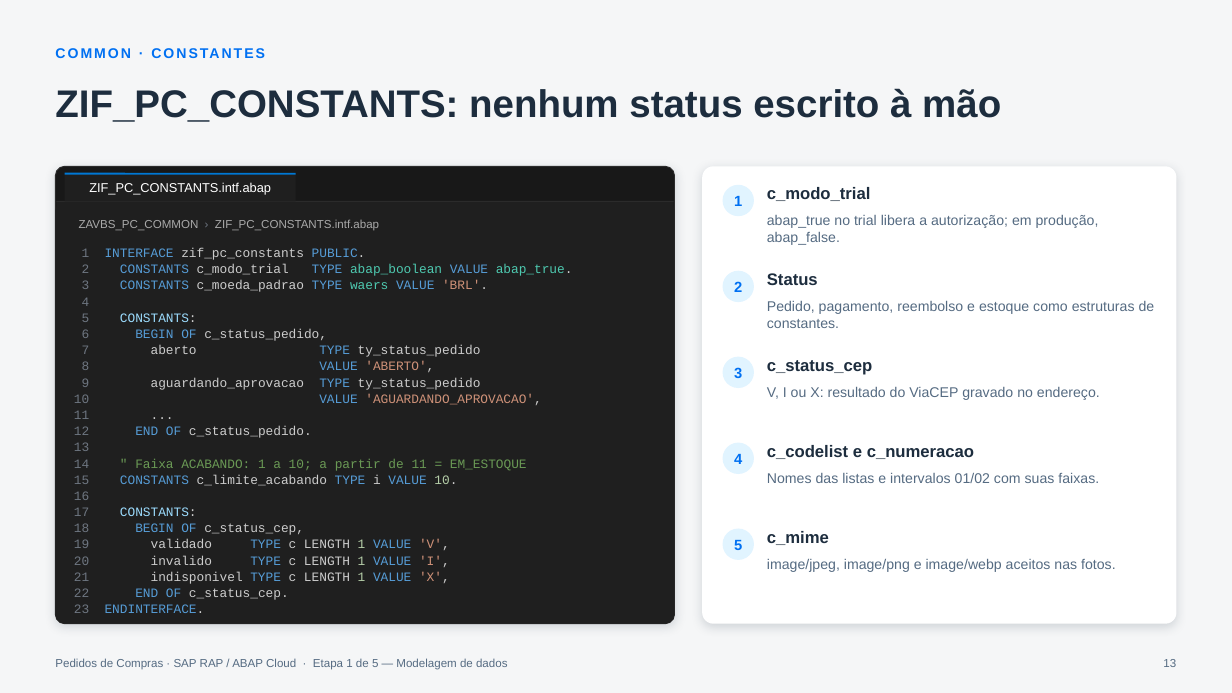
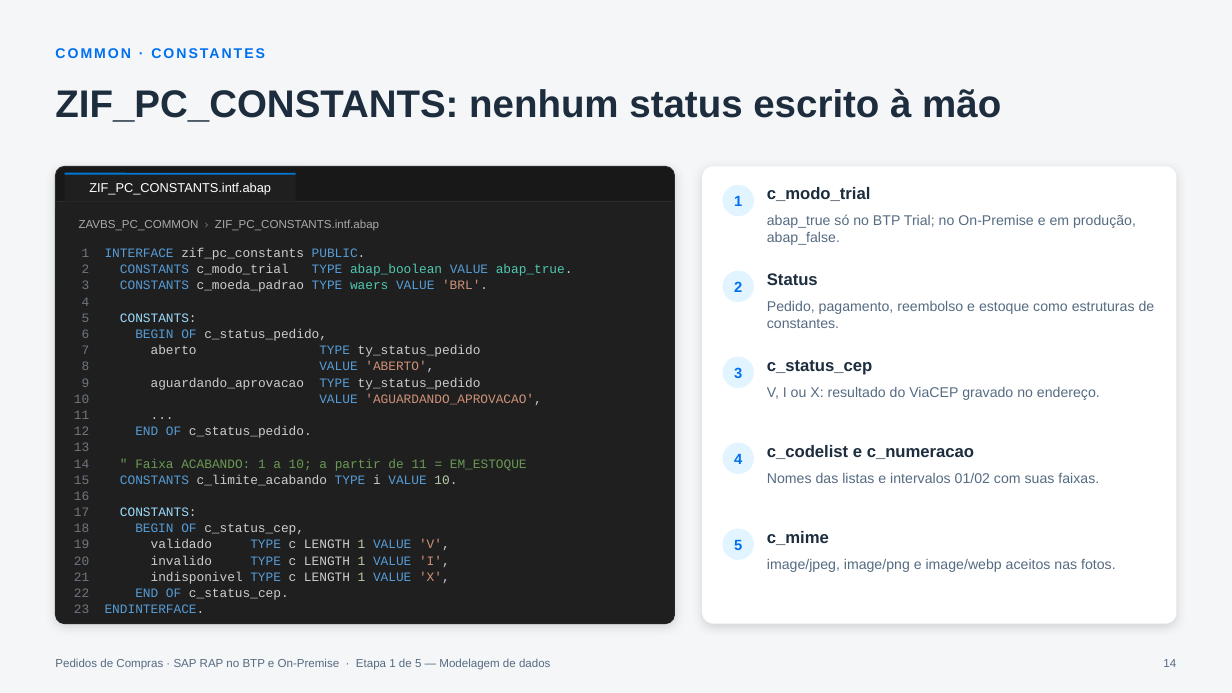
Before and after one commit to AdrianoBispo/sap-abap-rap-pedidos-de-compras-app, a slide deck: slide 14 of docs/apresentacoes/01-modelagem-de-dados.pptx (slide 13 before the commit). Drawn at 1232x693 pixels with LibreOffice and Linux fonts; fonts in the diff are those of the drawing. Boxes give left, top, right and bottom in pixels: in the first picture for what was removed or moved away, otherwise in the second. Text is boxed around its words. In the diff, an @@ line names an element or a change of style, - is before the commit and + after.

```diff
--- a/docs/apresentacoes/01-modelagem-de-dados.pptx
+++ b/docs/apresentacoes/01-modelagem-de-dados.pptx
@@ text at (767,214,1136,245): text changed @@
-abap_true no trial libera a autorização; em produção, abap_false.
+abap_true só no BTP Trial; no On-Premise e em produção, abap_false.
@@ text at (55,658,550,670): text changed @@
-Pedidos de Compras · SAP RAP / ABAP Cloud · Etapa 1 de 5 — Modelagem de dados
+Pedidos de Compras · SAP RAP no BTP e On-Premise · Etapa 1 de 5 — Modelagem de dados
@@ page number at (1163,659,1176,667): text changed @@
-13
+14
```
Also in this commit, not shown: 24 other slides changed, 1 slide added, 4 other files.
